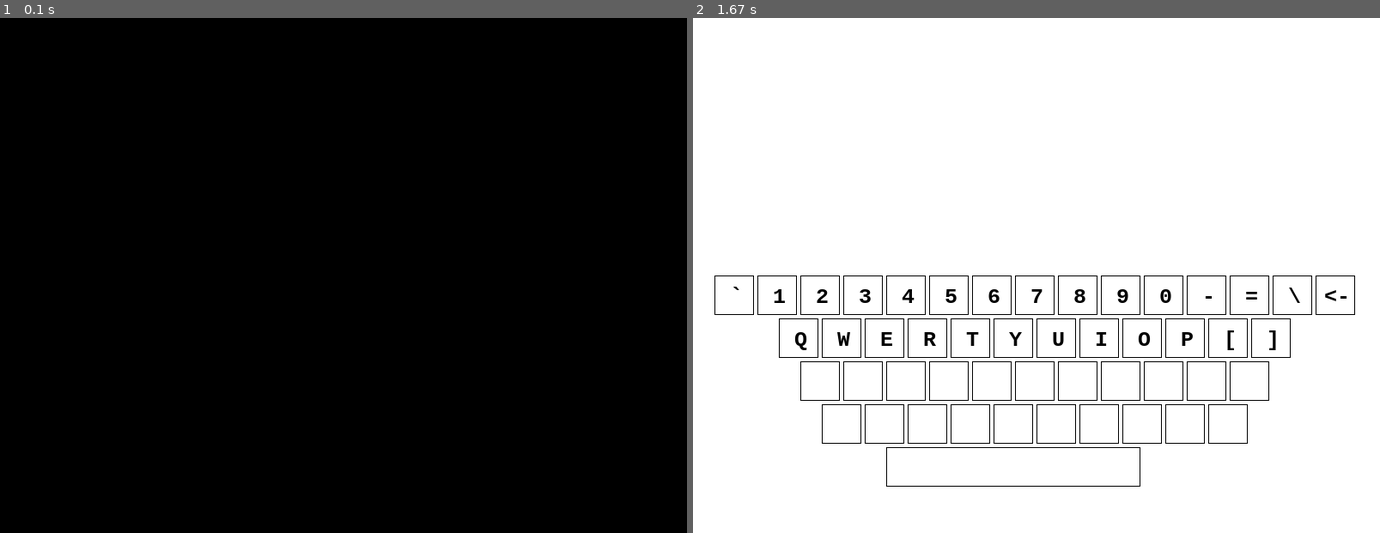
Above: before the commit, frames 1-2 (left to right).
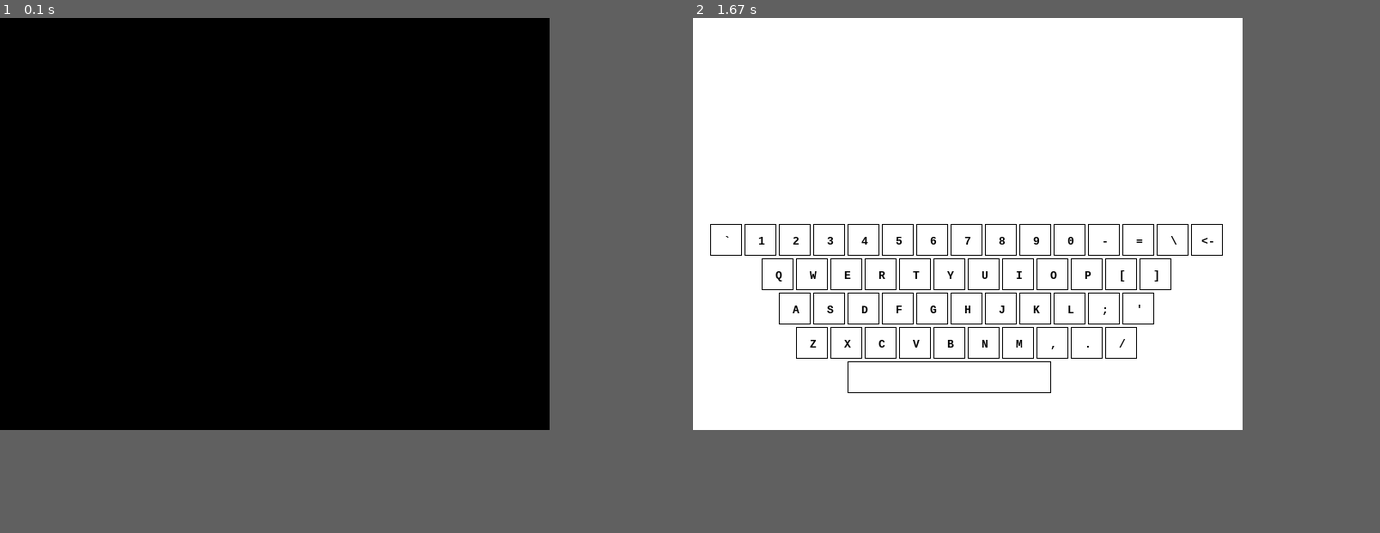
Above: after the commit, the same moments.

Repository: vensder/pygamedev1
Game: pygame game, started from keyboard.py
The game is run twice, just before and just after one commit, with the same random seed, the same clock (stepped at 60 frames per second) and the same inputs. The source is Python 2; it was converted automatically to run under Python 3.
Inputs:
- Up to frame 1 (0.1 s): no input
- Up to frame 2 (1.67 s): no input
The window is 800x600 before the commit and 640x480 after it. Grey fills any space a smaller window leaves; there, only what the larger window draws over its background counts as a difference.

The runs differ from the first frame. In frame 1, only the window size differs. In frame 2, 4.2% of the frame differs, in the area x 2-97%, y 40-91%.

Commit message:
symbols on the keys

Diff:
--- a/keyboard.py
+++ b/keyboard.py
@@ -3,8 +3,8 @@
 
 import pygame
 
-WIDTH = 800
-HEIGHT = 600
+WIDTH = 640
+HEIGHT = 480
 DISPLAY_MODE = (WIDTH, HEIGHT)
 KEY_WIDTH = (WIDTH // 160) * 10
 KEY_HEIGHT = KEY_WIDTH
@@ -16,6 +16,8 @@
 WHITE = (255, 255, 255)
 ROW1 = ['`', '1', '2', '3', '4', '5', '6', '7', '8', '9', '0', '-', '=', '\\', '<-']
 ROW2 = ['Q', 'W', 'E', 'R', 'T', 'Y', 'U', 'I', 'O', 'P', '[', ']']
+ROW3 = ['A', 'S', 'D', 'F', 'G', 'H', 'J', 'K', 'L', ';', '\'']
+ROW4 = ['Z', 'X', 'C', 'V', 'B', 'N', 'M', ',', '.', '/']
 
 pygame.init()
 pygame.font.init()
@@ -24,7 +26,7 @@
 window = pygame.display.set_mode(DISPLAY_MODE)
 pygame.display.set_caption("Keyboard")
 
-my_font = pygame.font.SysFont("monospace", KEY_HEIGHT // 2, bold=True)
+my_font = pygame.font.SysFont("monospace", KEY_HEIGHT // 3, bold=True)
 #SURFASEFONT = FONT.render("Hello from PyGame!", True, BLACK, GRAY)
 #SURFACER = SURFASEFONT.get_rect()
 #SURFACER.center = (WIDTH // 2, KEY_HEIGHT * 1)
@@ -80,6 +82,12 @@
                 KEY_HEIGHT - PADDING),
             LINE_WIDTH)
 
+        symbol = my_font.render(ROW3[i - 1], True, BLACK, WHITE)
+        symbol_rect = symbol.get_rect()
+        symbol_rect.center = (KEY_WIDTH * i + (KEY_WIDTH * 2),
+                              (HEIGHT - KEY_HEIGHT * 4) + KEY_HEIGHT // 2)
+        window.blit(symbol, symbol_rect)
+
     for i in range(1, 11):
         pygame.draw.rect(
             window,
@@ -89,6 +97,12 @@
                 KEY_WIDTH - PADDING,
                 KEY_HEIGHT - PADDING),
             LINE_WIDTH)
+
+        symbol = my_font.render(ROW4[i - 1], True, BLACK, WHITE)
+        symbol_rect = symbol.get_rect()
+        symbol_rect.center = (KEY_WIDTH * i + (KEY_WIDTH * 2 + KEY_WIDTH // 2),
+                              (HEIGHT - KEY_HEIGHT * 3) + KEY_HEIGHT // 2)
+        window.blit(symbol, symbol_rect)
 
     pygame.draw.rect(
         window,
